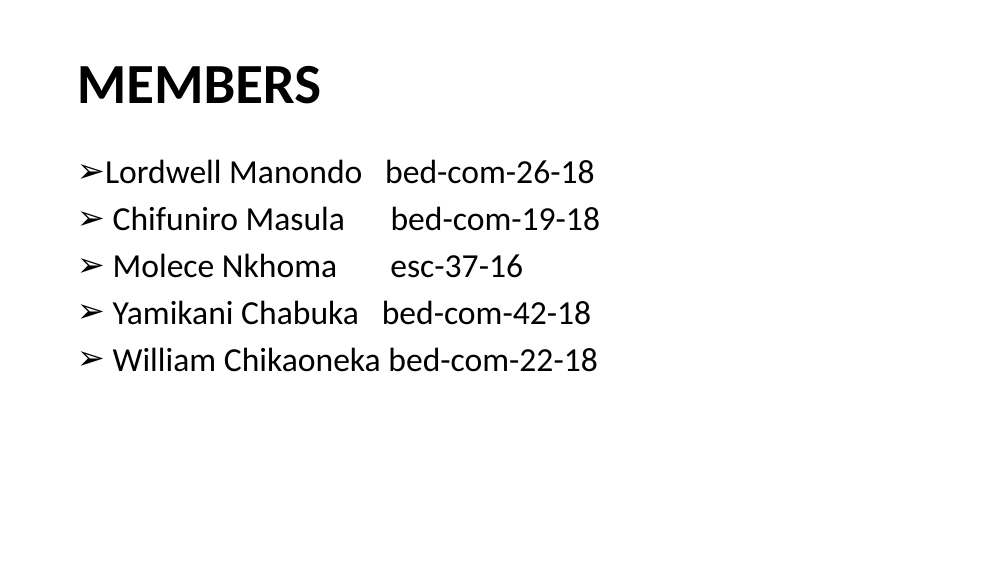
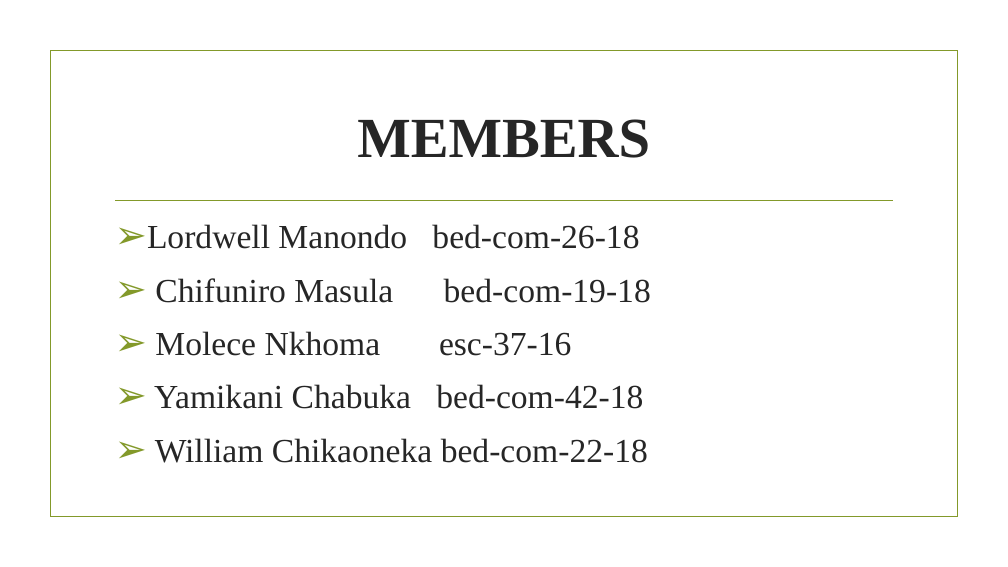
Before and after one commit to Lordwell-Manondo/Crime-Record-management-system, a slide deck: slide 2 of Crime record management system -1.pptx. Drawn at 1008x567 pixels with LibreOffice and Linux fonts; fonts in the diff are those of the drawing; background and template pictures are left out. Boxes give left, top, right and bottom in pixels: in the first picture for what was removed or moved away, otherwise in the second. Text is boxed around its words. In the diff, an @@ line names an element or a change of style, - is before the commit and + after.

```diff
--- a/Crime record management system -1.pptx
+++ b/Crime record management system -1.pptx
@@ rectangle added at (50,51,957,517), outline #83992A 1.25 pt @@
@@ title "MEMBERS": place and size @@
-title "MEMBERS" at (77,66,321,104)
+title "MEMBERS" at (357,119,650,158)
@@ title "MEMBERS" at (357,119,650,158): font Calibri to Times New Roman, text colour #000000 to #262626; alignment left to centre; line spacing 0.9 to 1 @@
@@ line added from (116, 200) to (893, 200), #83992A 1.25 pt @@
@@ text "Lordwell Manondo bed-com-26-18": place and size @@
-text "Lordwell Manondo bed-com-26-18" at (105,159,600,372)
+text "Lordwell Manondo bed-com-26-18" at (147,224,651,463)
@@ text "Lordwell Manondo bed-com-26-18" at (147,224,651,463): font Calibri to Times New Roman, text colour #000000 to #262626; indent changed; line spacing 0.9 to 1; more space between paragraphs @@
```
Also in this commit, not shown: 8 other slides changed, 1 slide added, 3 slides removed, 5 other files.
